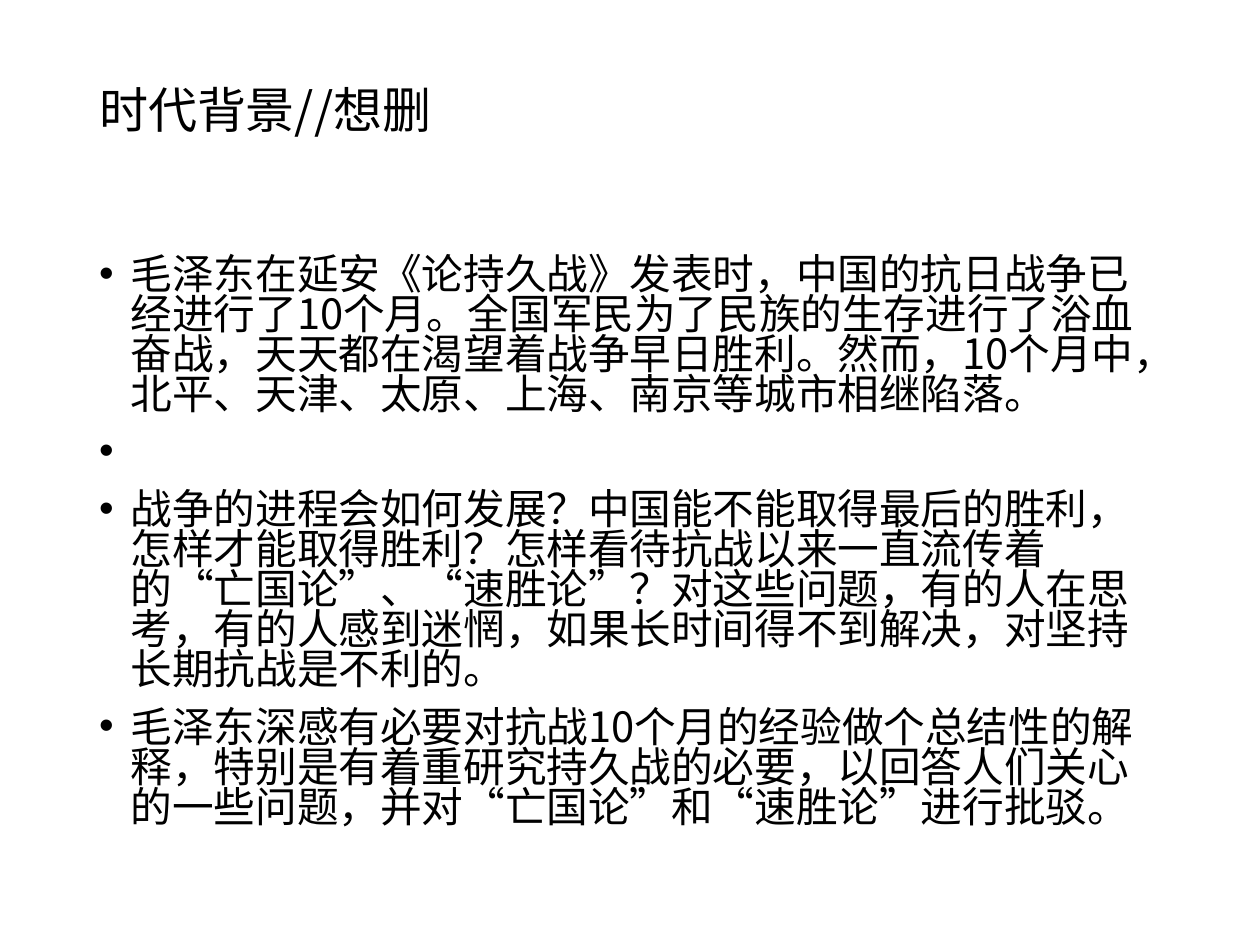
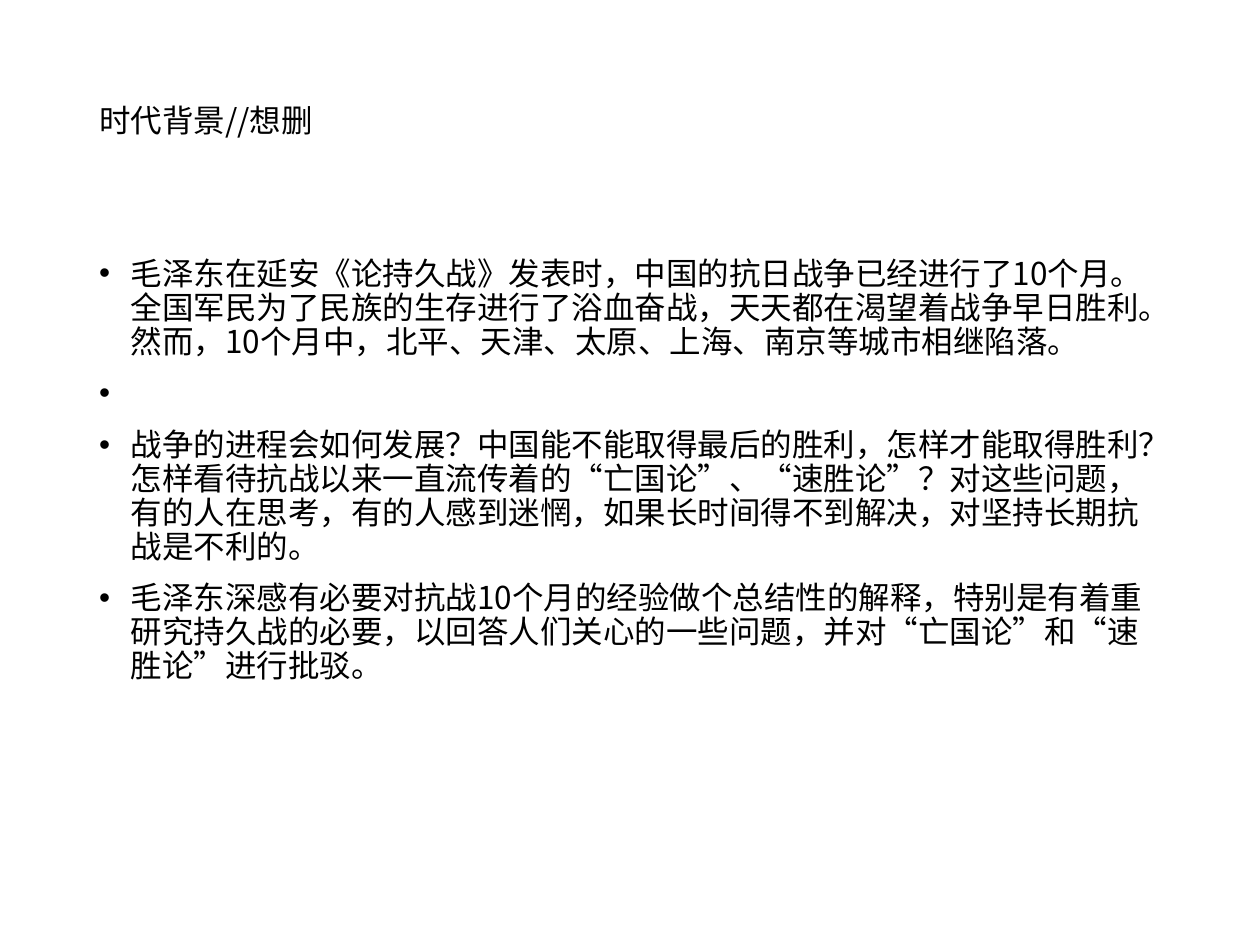
Before and after one commit to 117503445/history-ppt, a slide deck: slide 11 of 近代史张都铭小组-结构.pptx (slide 8 before the commit). Drawn at 1260x945 pixels with LibreOffice and Linux fonts; fonts in the diff are those of the drawing. Boxes give left, top, right and bottom in pixels: in the first picture for what was removed or moved away, otherwise in the second. Text is boxed around its words. In the diff, an @@ line names an element or a change of style, - is before the commit and + after.

```diff
--- a/近代史张都铭小组-结构.pptx
+++ b/近代史张都铭小组-结构.pptx
@@ title "时代背景//想删" at bbox=[99, 105, 313, 138]: size 28 to 18 pt @@
@@ text "毛泽东在延安《论持久战》发表时，中国的抗日战争已经进行了10个月。全国军民为了民族的生存进行了浴血奋战，天天都在渴望着战 ..." at bbox=[131, 258, 1171, 680]: size 23.8 to 18 pt; line spacing 0.8 to 0.9 @@
```
Also in this commit, not shown: 19 other slides changed, 4 slides added, 1 other file.
